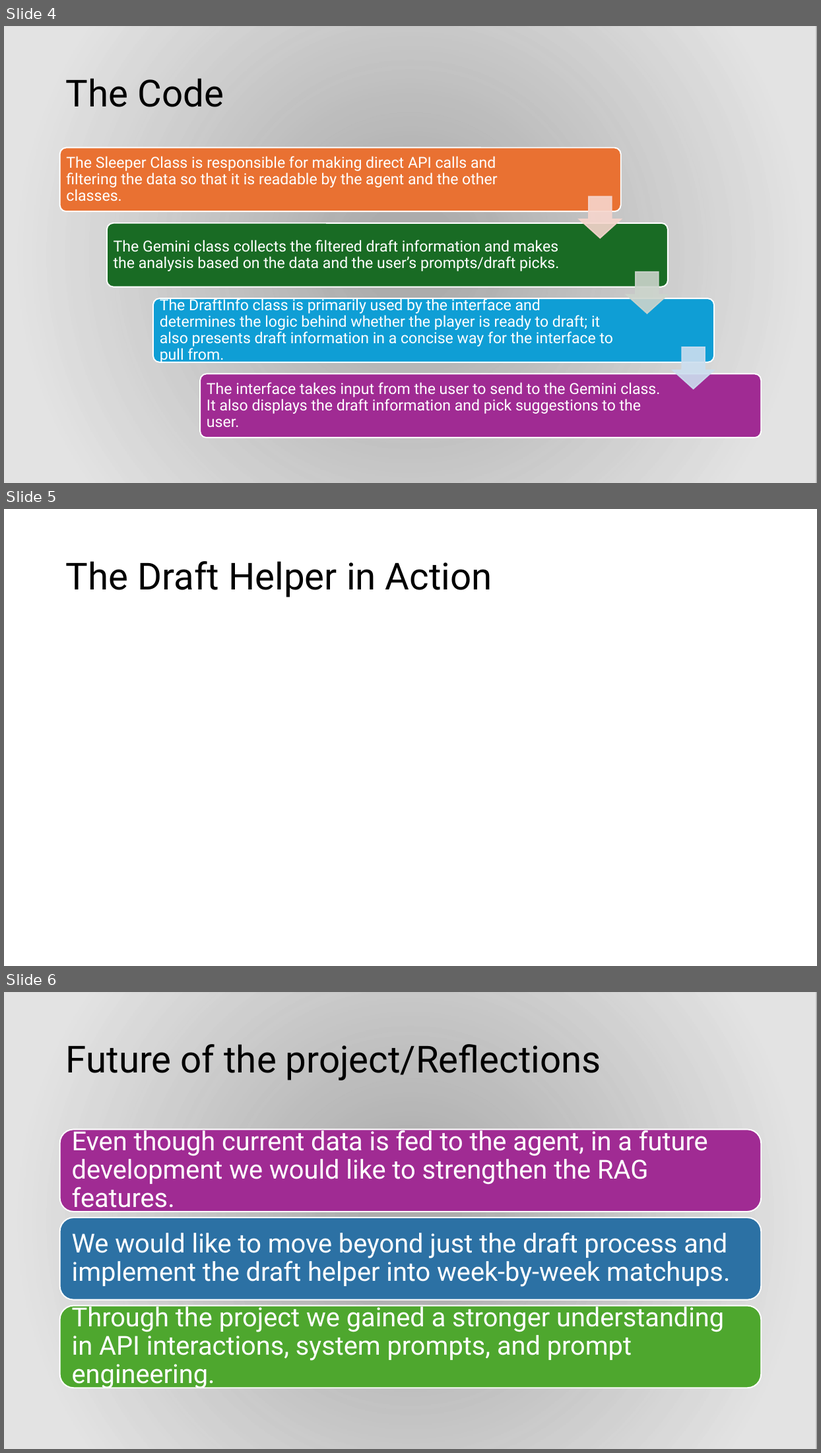
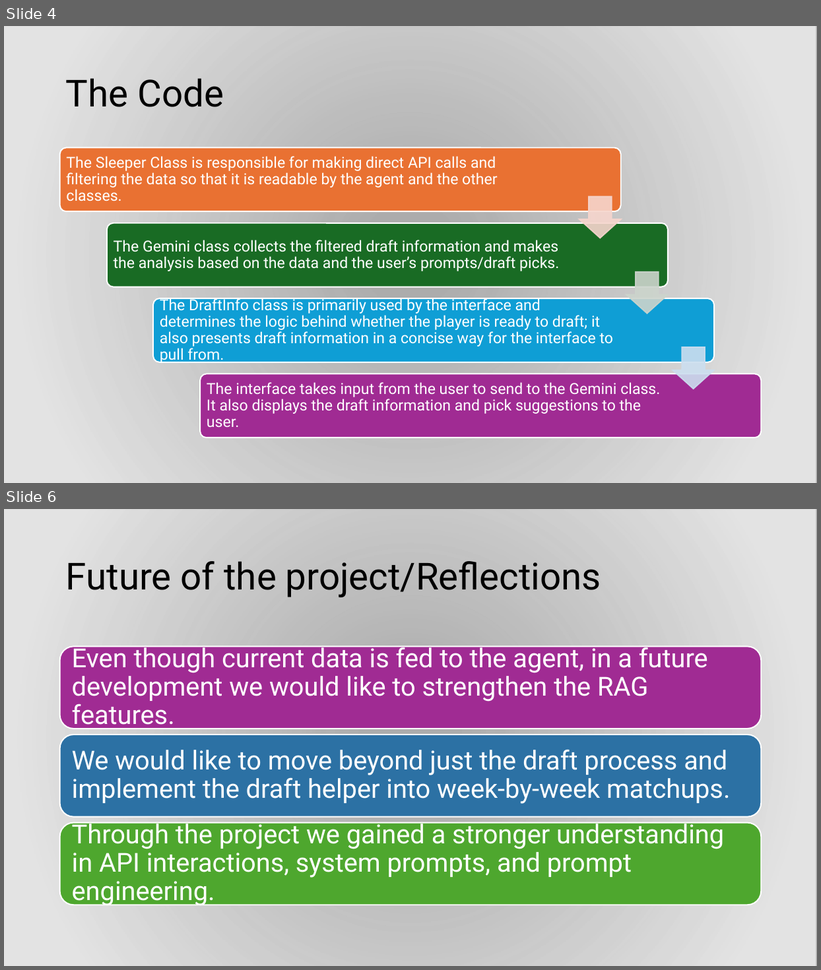
Before and after one commit to J4keeee/fantasy-draft-helper, a slide deck: Fantasy Draft Helper.pptx. Shown one above the other, each under a label of ours: slides 4, 5 and 6 before the commit, slides 4 and 6 after it; the slides between them are not shown. The pictures are 821x1453 and 821x970 pixels, drawn with LibreOffice and Linux fonts; fonts in the diff are those of the drawing; background and template pictures are left out; a plain dark background stands for a picture behind light text. Boxes give left, top, right and bottom in pixels: in the first picture for what was removed or moved away, otherwise in the second. Text is boxed around its words. In the diff, an @@ line names an element or a change of style, - is before the commit and + after.

```diff
--- a/Fantasy Draft Helper.pptx
+++ b/Fantasy Draft Helper.pptx
@@ slide 5 removed at (x1=4, y1=509, x2=817, y2=966), background #FFFFFF @@
@@ title removed at (x1=66, y1=561, x2=492, y2=597) @@
-The Draft Helper in Action
```
Also in this commit, not shown: 1 slide added.
